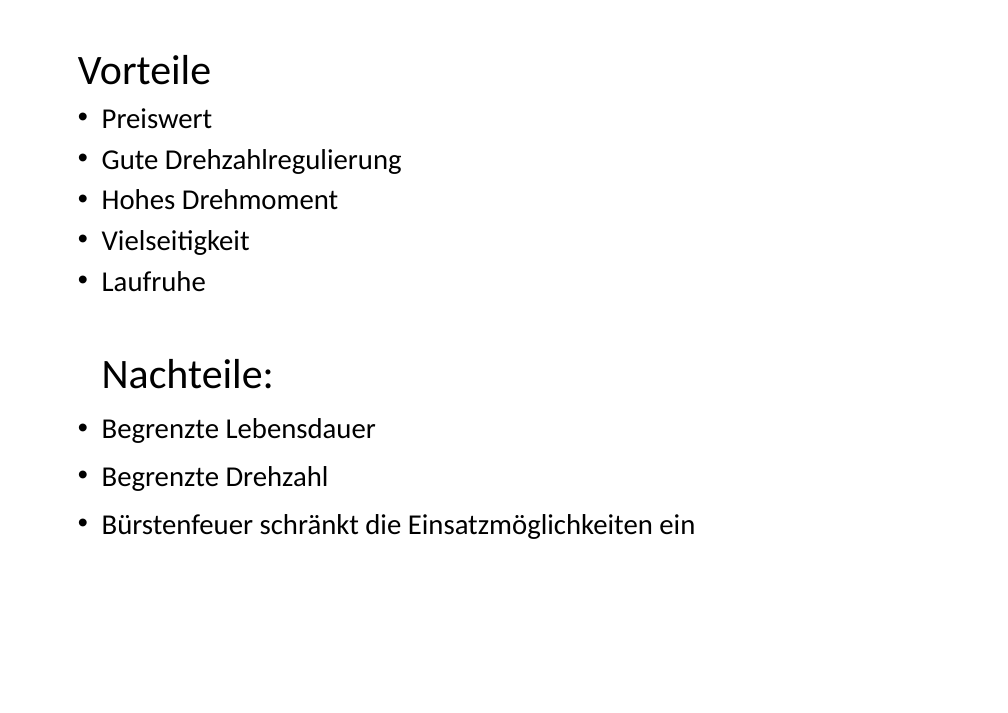
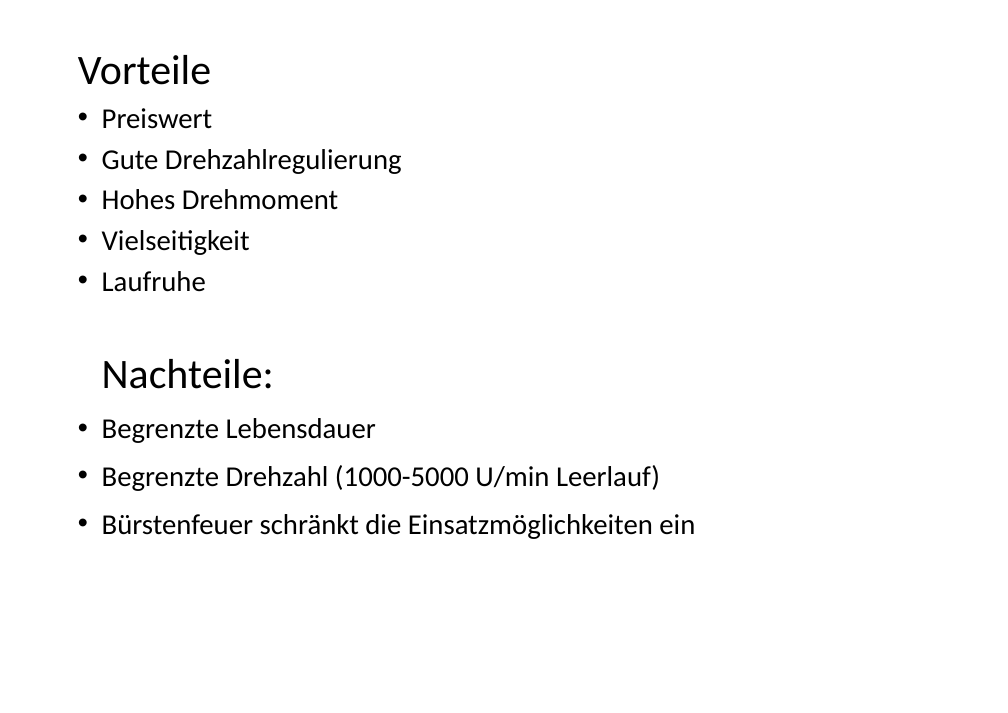
Before and after one commit to markhoff28/ztlArduinoCourse, a slide deck: slide 8 of Advanced/Workshop DC-Motor.odp. Drawn at 1008x713 pixels with LibreOffice and Linux fonts; fonts in the diff are those of the drawing. Boxes give left, top, right and bottom in pixels: in the first picture for what was removed or moved away, otherwise in the second. Text is boxed around its words. In the diff, an @@ line names an element or a change of style, - is before the commit and + after.

```diff
--- a/Advanced/Workshop DC-Motor.odp
+++ b/Advanced/Workshop DC-Motor.odp
@@ text at (102, 465, 660, 491): text changed @@
-• Begrenzte Drehzahl
+• Begrenzte Drehzahl (1000-5000 U/min Leerlauf)
```
Also in this commit, not shown: 4 other slides changed, 1 slide added, 1 slide removed, 13 other files.
